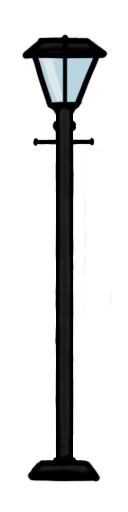
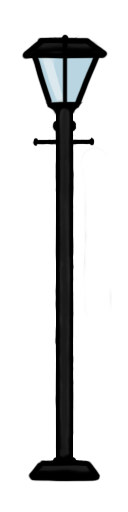
The second 128px x 512px image is a revision of the first. Changes to its layers:
painted on "Layer 3" over [27, 460, 101, 483]
painted on "Layer 5" over [31, 461, 98, 475]
